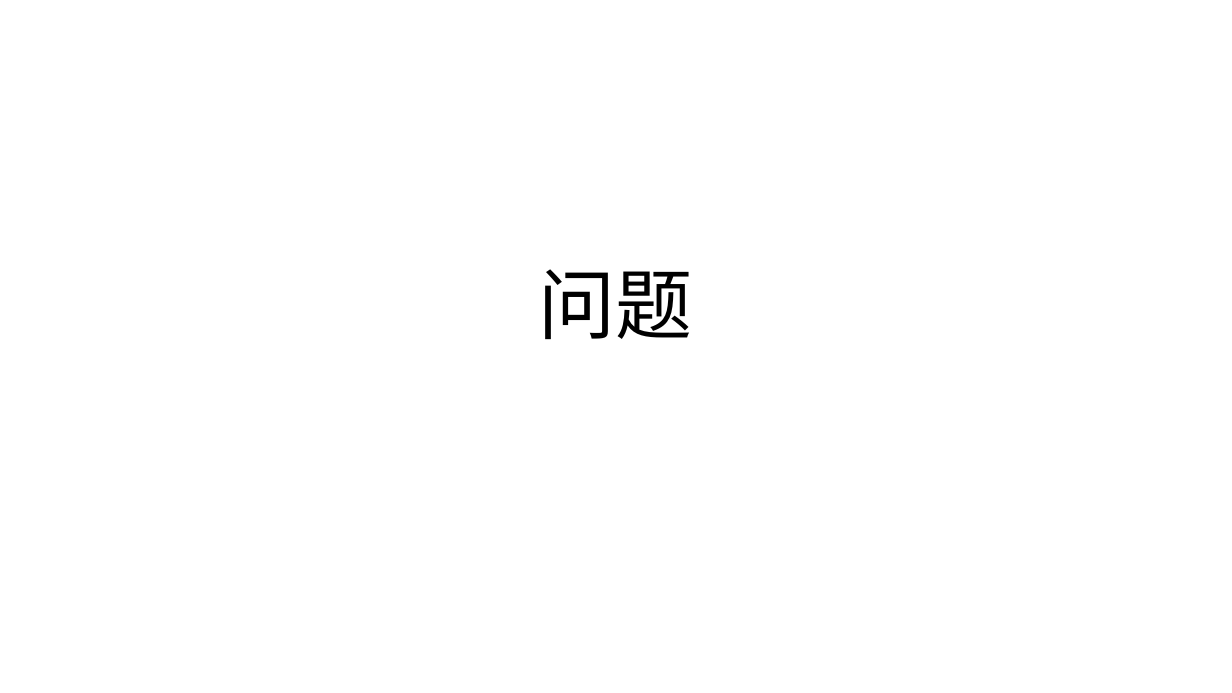
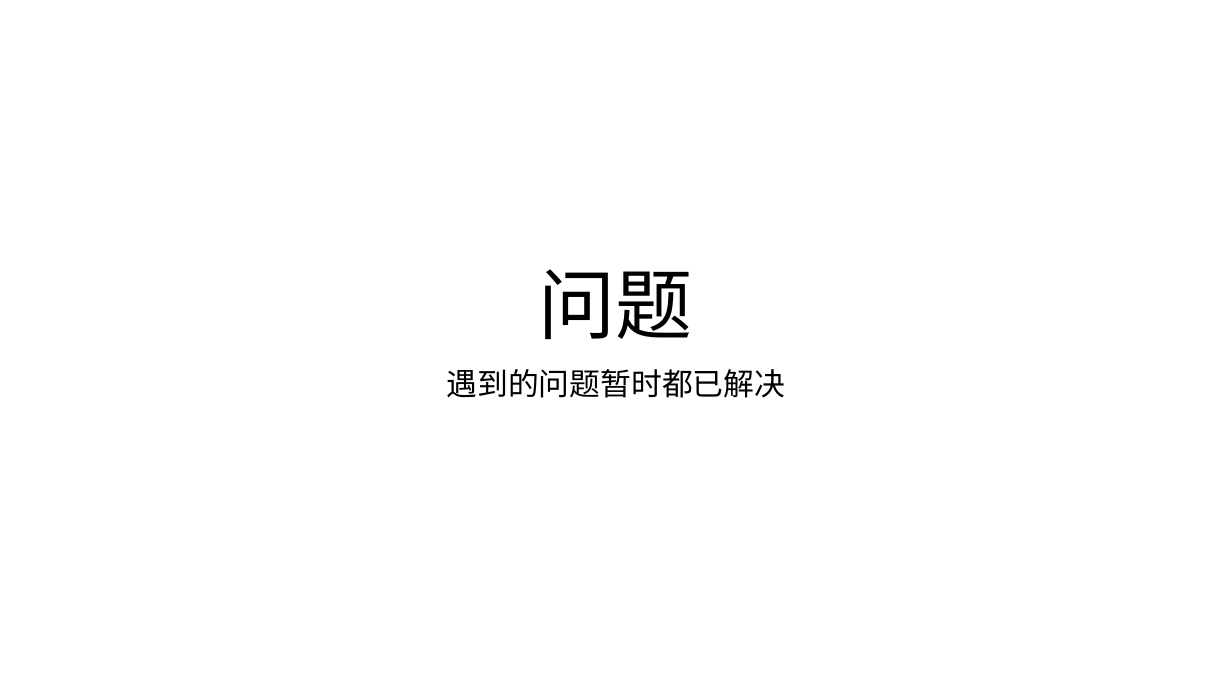
Before and after one commit to Barcelona16/VesselSegmentation, a slide deck: slide 6 of ppt/2019-8-29.pptx (slide 5 before the commit). Drawn at 1232x693 pixels with LibreOffice and Linux fonts; fonts in the diff are those of the drawing. Boxes give left, top, right and bottom in pixels: in the first picture for what was removed or moved away, otherwise in the second. Text is boxed around its words. In the diff, an @@ line names an element or a change of style, - is before the commit and + after.

```diff
--- a/ppt/2019-8-29.pptx
+++ b/ppt/2019-8-29.pptx
@@ subtitle added at [447,369,786,398], 24 pt, text #000000 @@
+遇到的问题暂时都已解决
```
Also in this commit, not shown: 1 other slide changed, 1 slide added.
